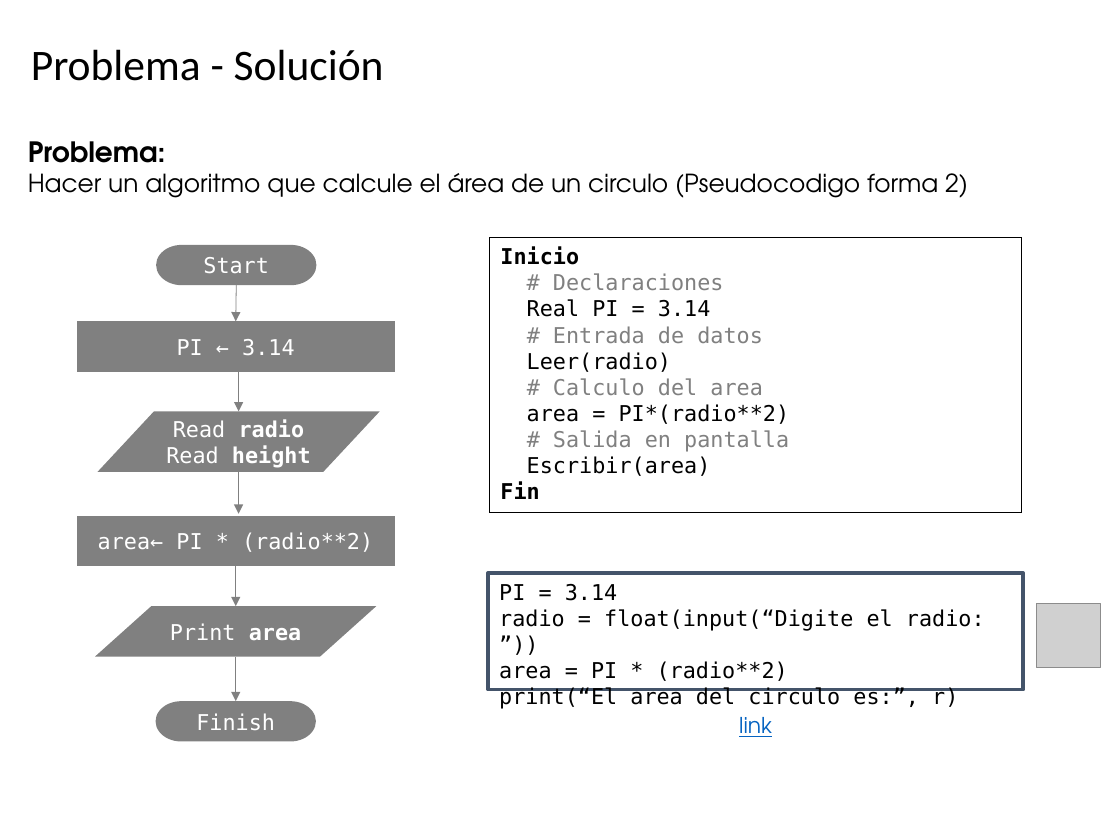
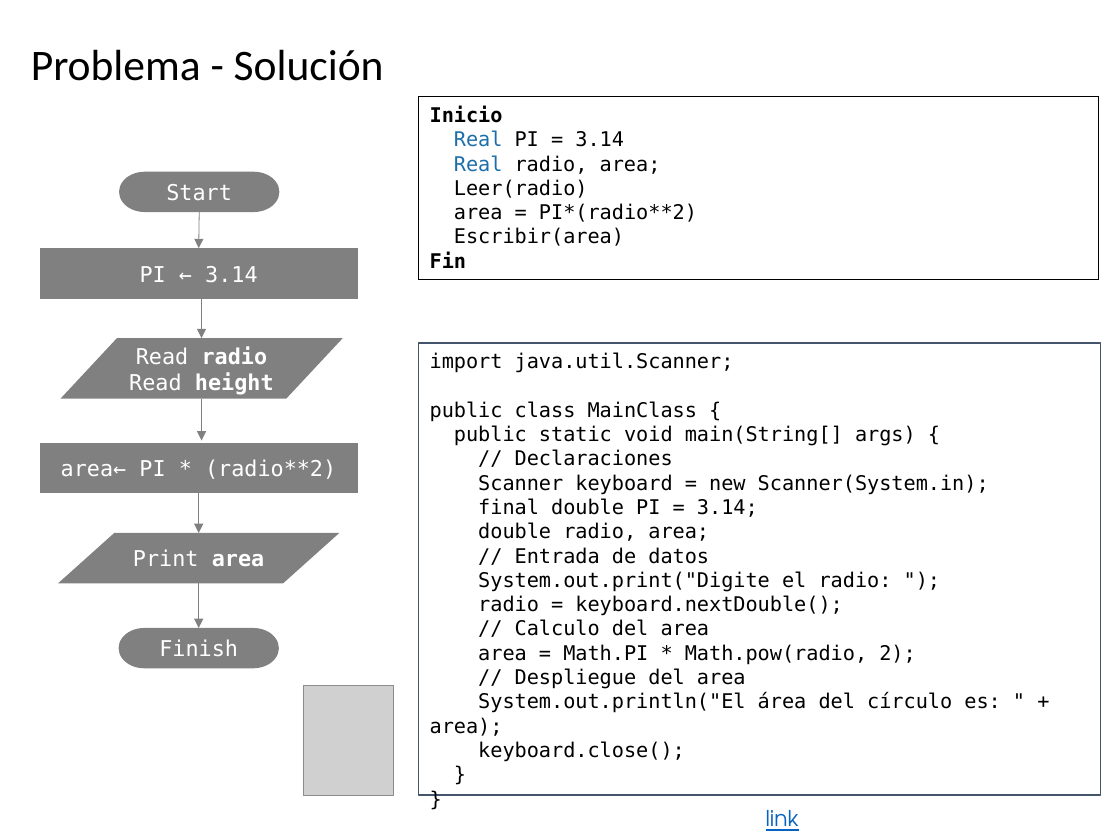
Before and after one commit to algoritmos-UdeA/logica1-20262, a slide deck: slide 48 of clases/2/clase-02.pptx (slide 38 before the commit). Drawn at 1120x840 pixels with LibreOffice and Linux fonts; fonts in the diff are those of the drawing; grey boxes stand for pictures. Boxes give left, top, right and bottom in pixels: in the first picture for what was removed or moved away, otherwise in the second. Text is boxed around its words. In the diff, an @@ line names an element or a change of style, - is before the commit and + after.

```diff
--- a/clases/2/clase-02.pptx
+++ b/clases/2/clase-02.pptx
@@ rectangle "Inicio": place and size @@
-rectangle "Inicio" at bbox=[489, 237, 1021, 513]
+rectangle "Inicio" at bbox=[419, 96, 1099, 279]
@@ text in rectangle at bbox=[430, 106, 697, 268]: size 14 to 13 pt in "Inicio", "Real PI = 3.14", "Leer(radio)", "area = PI*(radio**2)" and 2 more places; text colour #000000 to #1D6FA9 in "Real" @@
@@ text removed at bbox=[28, 141, 968, 198] @@
-Problema:
-Hacer un algoritmo que calcule el área de un circulo (Pseudocodigo forma 2)
@@ text in rectangle at bbox=[454, 155, 661, 174]: text changed; size 14 to 13 pt; text colour #808080 to #000000 @@
-# Entrada de datos
+Real radio, area;
@@ 3 arrows, 2 pill shapes, 2 flow chart input outputs, 1 rectangle: place and size @@
-3 arrows, 2 pill shapes, 2 flow chart input outputs, 1 rectangle at bbox=[77, 245, 394, 741]
+3 arrows, 2 pill shapes, 2 flow chart input outputs, 1 rectangle at bbox=[40, 171, 357, 669]
@@ text in rectangle at bbox=[553, 273, 724, 290]: paragraph removed @@
-# Declaraciones
@@ rectangle "import java.util.Scanner;": place and size @@
-rectangle "import java.util.Scanner;" at bbox=[488, 573, 1024, 690]
+rectangle "import java.util.Scanner;" at bbox=[419, 343, 1101, 795]
@@ rectangle "import java.util.Scanner;" at bbox=[419, 343, 1101, 795]: outline #44546A 2.25 pt to #44546A 1 pt @@
@@ text in rectangle at bbox=[430, 352, 1000, 762]: text changed; size 14 to 13 pt @@
-PI = 3.14
-radio = float(input(“Digite el radio: ”))
-area = PI * (radio**2)
-print(“El area del circulo es:”, r)
+import java.util.Scanner;
+public class MainClass {
+public static void main(String[] args) {
+// Declaraciones
+Scanner keyboard = new Scanner(System.in);
+final double PI = 3.14;
+double radio, area;
+// Entrada de datos
+System.out.print("Digite el radio: ");
+radio = keyboard.nextDouble();
+// Calculo del area
+area = Math.PI * Math.pow(radio, 2);
+// Despliegue del area
+System.out.println("El área del círculo es: " + area);
+keyboard.close();
+}
+}
@@ text in rectangle at bbox=[553, 378, 762, 395]: paragraph removed @@
-# Calculo del area
@@ text in rectangle at bbox=[553, 430, 789, 452]: paragraph removed @@
-# Salida en pantalla
@@ 2 arrows, 1 rectangle: place and size @@
-2 arrows, 1 rectangle at bbox=[77, 321, 394, 701]
+2 arrows, 1 rectangle at bbox=[40, 249, 357, 628]
@@ picture removed at bbox=[1036, 604, 1100, 668] @@
@@ picture added at bbox=[304, 685, 394, 795] @@
@@ text "link": place and size @@
-text "link" at bbox=[739, 717, 772, 737]
+text "link" at bbox=[766, 810, 799, 831]
```
Also in this commit, not shown: 15 other slides changed, 17 slides added, 3 slides removed, 10 other files.
